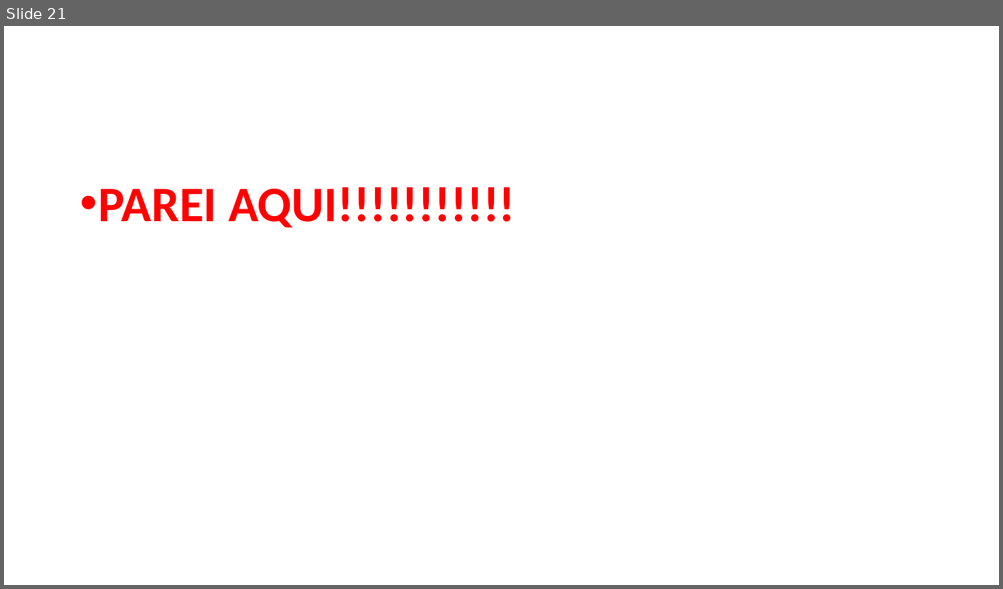
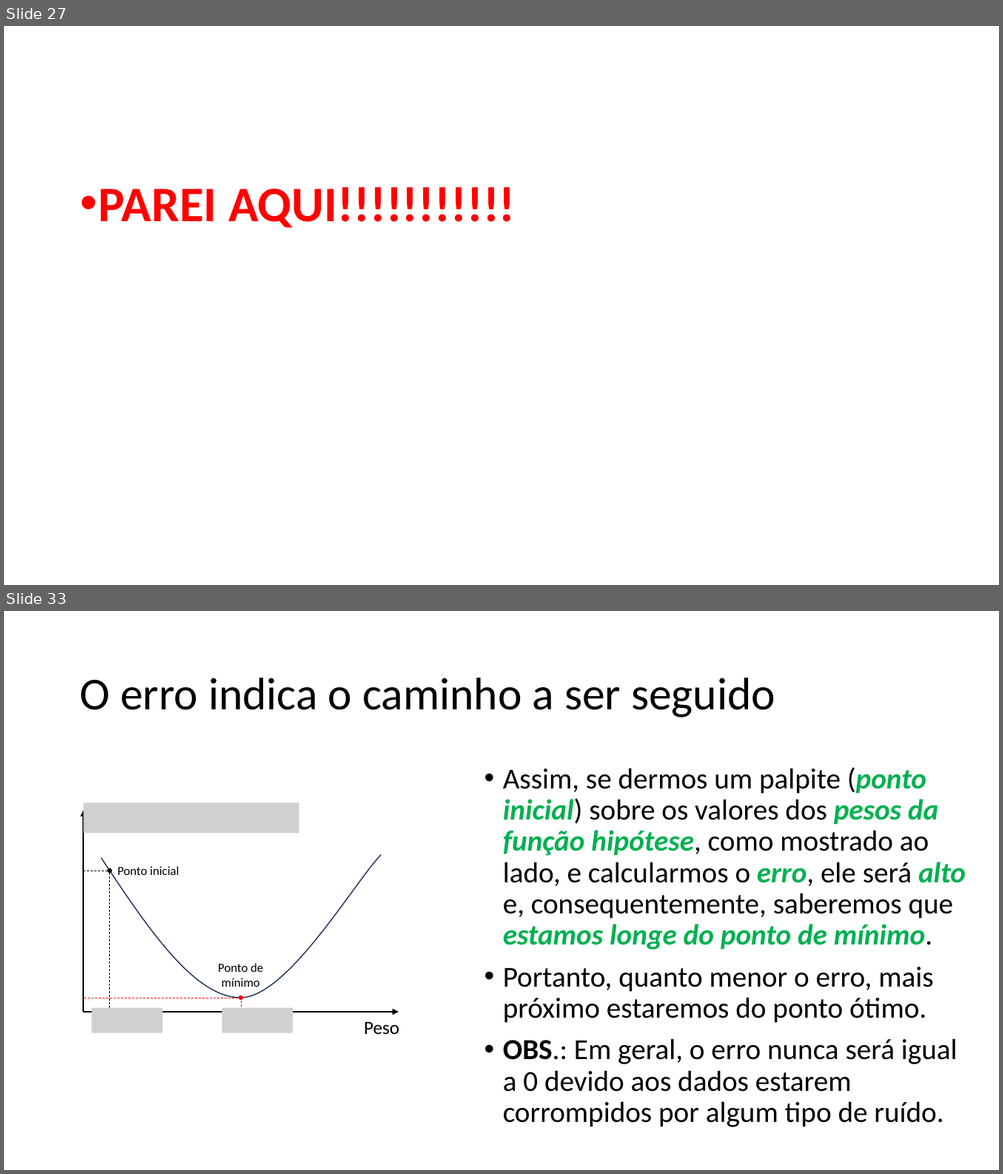
Before and after one commit to zz4fap/c24_inteligencia_artificial, a slide deck: slides/C24_Regressão.pptx. Shown one above the other, each under a label of ours: slide 21 before the commit, slides 27 and 33 after it; the slides between them are not shown. The pictures are 1003x589 and 1003x1174 pixels, drawn with LibreOffice and Linux fonts; fonts in the diff are those of the drawing; grey boxes stand for pictures. Boxes give left, top, right and bottom in pixels: in the first picture for what was removed or moved away, otherwise in the second. Text is boxed around its words. In the diff, an @@ line names an element or a change of style, - is before the commit and + after.

```diff
--- a/slides/C24_Regressão.pptx
+++ b/slides/C24_Regressão.pptx
@@ slide 33 added at bbox=[4, 611, 999, 1170], background #FFFFFF @@
@@ title added at bbox=[79, 678, 775, 718], 44 pt, text #000000 @@
+O erro indica o caminho a ser seguido
@@ text added at bbox=[503, 767, 965, 1128], 28 pt, text #000000 @@
+• Assim, se dermos um palpite (ponto inicial) sobre os valores dos pesos da função hipótese, como mostrado ao lado, e calcularmos o erro, ele será alto e, consequentemente, saberemos que estamos longe do ponto de mínimo.
+• Portanto, quanto menor o erro, mais próximo estaremos do ponto ótimo.
+• OBS.: Em geral, o erro nunca será igual a 0 devido aos dados estarem corrompidos por algum tipo de ruído.
@@ group added at bbox=[83, 803, 399, 1035]: 4 lines, 3 pictures, 3 texts, 2 arrows, 2 ellipses, 1 freeform shape @@
+Peso
+Ponto de mínimo
+Ponto inicial
@@ what was slide 21 is now slide 27 @@
```
Also in this commit, not shown: 1 slide changed, 36 other slides added.
